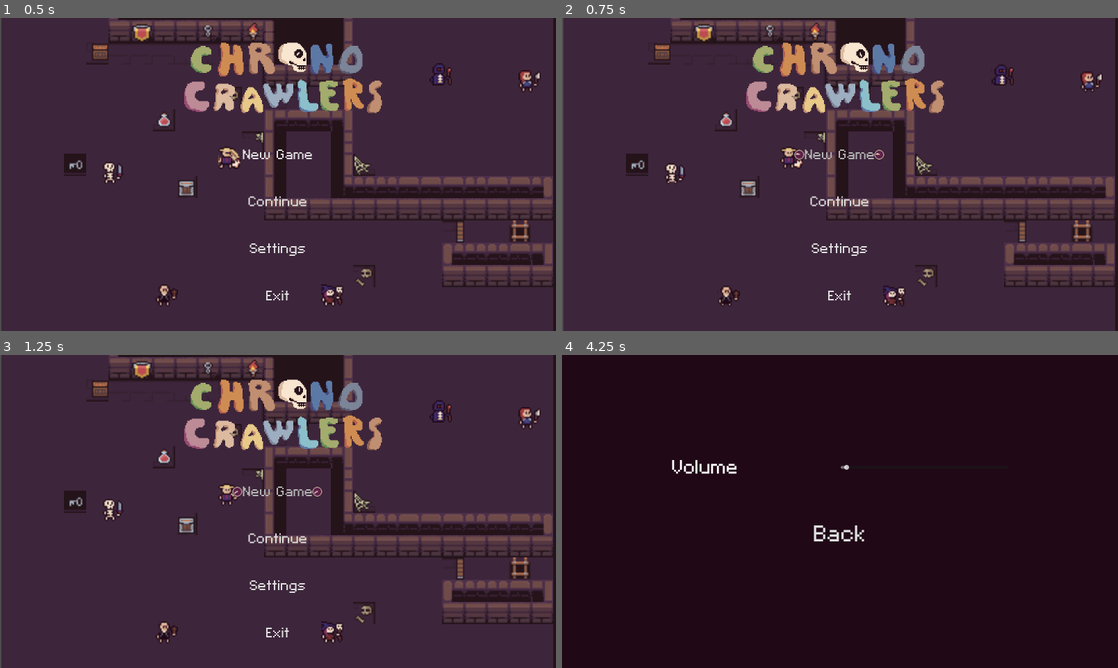
Above: before the commit, frames 1-4 (two rows, left to right).
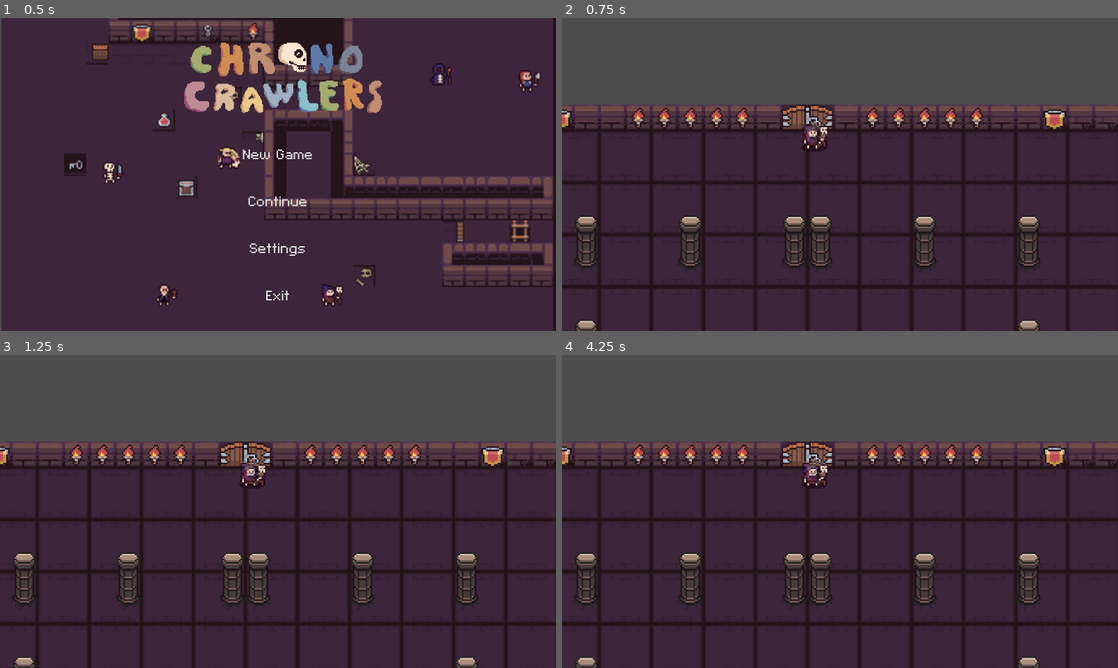
Above: after the commit, the same moments.

Repository: phoenixstears/chrono-crawlers
Game: Godot game, scene res://Scenes/MainMenu.tscn
The game is run twice, just before and just after one commit, with the same random seed, the same clock (stepped at 60 frames per second) and the same inputs.
Inputs (mouse positions are in pixels of both pictures, inside the frame that each line leads up to):
- Up to frame 1 (0.5 s): no input
- Up to frame 2 (0.75 s): click "New Game" at 0.5 s
- Up to frame 3 (1.25 s): no input
- Up to frame 4 (4.25 s): click (840, 492) at 1.25 s, where only the run before the commit has a clickable "New Game"; click (840, 539) at 2 s, where only the run before the commit has a clickable "Continue"; click (840, 539) at 2.75 s, where only the run before the commit has a clickable "Continue"; click (840, 586) at 3.5 s, where only the run before the commit has a clickable "Settings"

Frame 1 is identical in both runs. In frame 2, 47% of the frame differs, in the area x 0-100%, y 0-100%; in frame 3, 47%; in frame 4, 90%.

Commit message:
Fixed issues after merge

Diff:
--- a/Scenes/Level1.tscn
+++ b/Scenes/Level1.tscn
@@ -1,17 +1,14 @@
-[gd_scene load_steps=7 format=3 uid="uid://bkx8ncfw3c2ha"]
+[gd_scene load_steps=7 format=3 uid="uid://cor2gn8c7mn6y"]
 
 [ext_resource type="AudioStream" uid="uid://dbdrmnmctydtu" path="res://OST/dungeon_idle.ogg" id="1_2llne"]
-[ext_resource type="Script" uid="uid://bewpx7hr07rrv" path="res://Scenes/level_1.gd" id="1_bdlbp"]
+[ext_resource type="Script" path="res://Scenes/level_1.gd" id="1_bdlbp"]
 [ext_resource type="PackedScene" uid="uid://bjpcy026ui4iq" path="res://Scenes/Player.tscn" id="3_joc8x"]
 [ext_resource type="PackedScene" uid="uid://ceblrkcjtni8w" path="res://Scenes/Room_1.tscn" id="6_t3or0"]
 [ext_resource type="FontFile" uid="uid://dobwvaegybdn6" path="res://fonts/C&C Red Alert [INET].ttf" id="9_kylad"]
-[ext_resource type="Script" uid="uid://dodvy3t3yb0ts" path="res://Scenes/pause_menu.gd" id="10_2h8qs"]
+[ext_resource type="Script" path="res://Scenes/pause_menu.gd" id="10_2h8qs"]
 
 [node name="Level1" type="Node"]
 script = ExtResource("1_bdlbp")
-
-[node name="Mage" parent="." instance=ExtResource("2_6ll4n")]
-position = Vector2(-106, -121)
 
 [node name="AudioStreamPlayer" type="AudioStreamPlayer" parent="."]
 stream = ExtResource("1_2llne")
@@ -43,13 +40,7 @@
 horizontal_alignment = 1
 vertical_alignment = 1
 
-[node name="Player" parent="." groups=["Player"] instance=ExtResource("3_joc8x")]
-collision_mask = 4
-
-[node name="Camera2D" type="Camera2D" parent="Player"]
-position = Vector2(-35, -77)
-offset = Vector2(50, 100)
-zoom = Vector2(4.68, 4.68)
-
 [node name="Level" parent="." instance=ExtResource("6_t3or0")]
 position = Vector2(4834, 3612)
+
+[node name="Player" parent="." instance=ExtResource("3_joc8x")]
--- a/Scenes/Player.tscn
+++ b/Scenes/Player.tscn
@@ -638,3 +638,8 @@
 script = ExtResource("22_x63xi")
 radius = 75.0
 color = Color(0.368627, 0.54902, 0.317647, 0.313726)
+
+[node name="Camera2D" type="Camera2D" parent="."]
+position = Vector2(-35, -77)
+offset = Vector2(50, 100)
+zoom = Vector2(4.68, 4.68)
Not shown: 1 places in Scenes/MainMenu.tscn that only renumber resources
